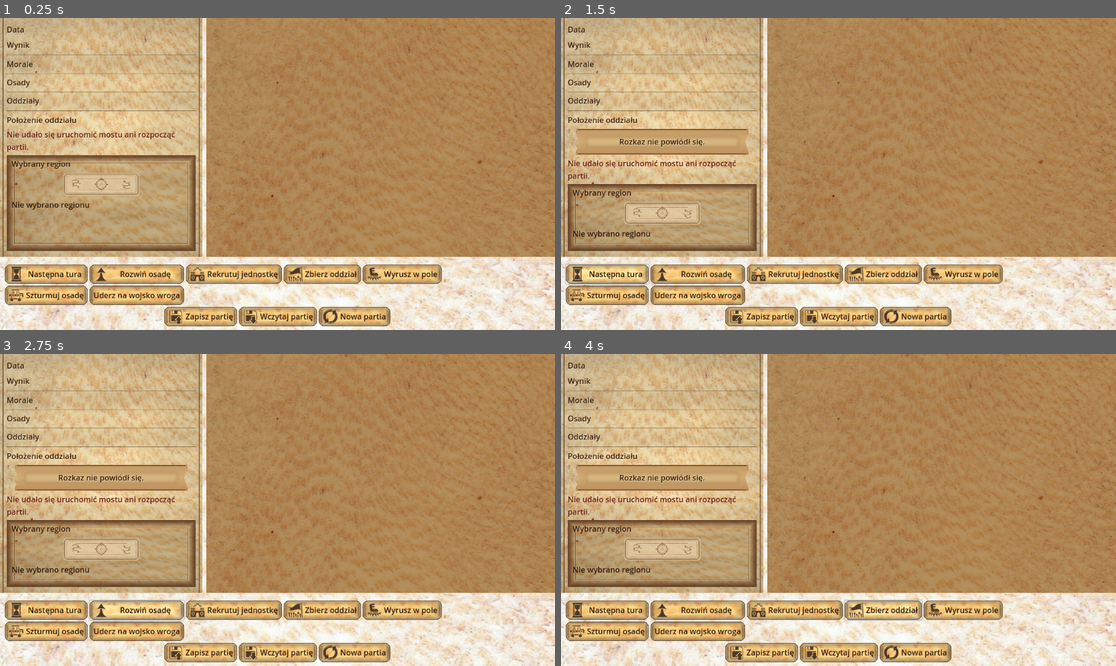
Above: before the commit, frames 1-4 (two rows, left to right).
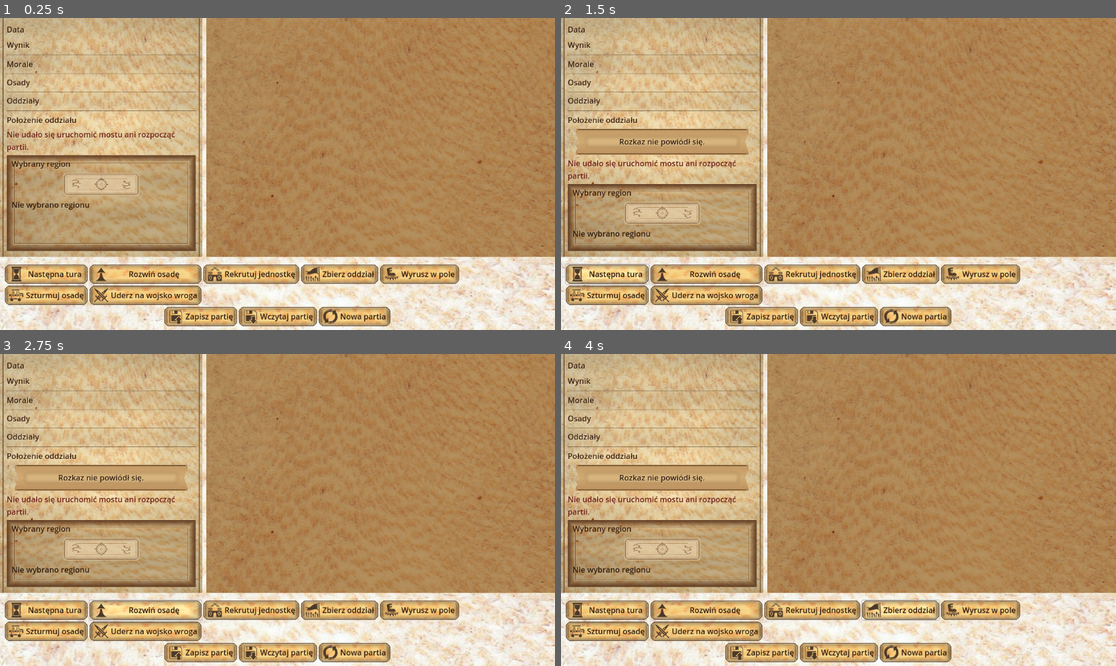
Above: after the commit, the same moments.

Repository: sochiera/total-battle-brothers-for-wesnoth
Game: Godot game, scene res://scenes/main.tscn
Two runs of this game, one before a commit and one after it. Both use one fixed random seed, a clock stepped at 60 frames per second and the inputs below.
Inputs:
- Up to frame 1 (0.25 s): no input
- Up to frame 2 (1.5 s): click "Uderz na wojsko wroga" at 0.5 s; click "Następna tura" at 1.25 s
- Up to frame 3 (2.75 s): click "Rozwiń osadę" at 2 s
- Up to frame 4 (4 s): click "Rekrutuj jednostkę" at 2.75 s; click "Zbierz oddział" at 3.5 s

The runs differ from the first frame. In frame 1, 2.3% of the frame differs, in the area x 16-83%, y 79-92%; in frame 2, 2.3%; in frame 3, 2.4%; in frame 4, 2.4%, in the area x 16-83%, y 78-92%.

Commit message:
feat: G108.1e [GRAFIKA]: ikona rozkazu „Uderz na wojsko wroga”

Diff:
--- a/game/scenes/main.tscn
+++ b/game/scenes/main.tscn
@@ -16,6 +16,7 @@
 [ext_resource type="Texture2D" path="res://assets/icon_muster.png" id="8_muster_icon"]
 [ext_resource type="Texture2D" path="res://assets/icon_march.png" id="9_march_icon"]
 [ext_resource type="Texture2D" path="res://assets/icon_assault.png" id="10_assault_icon"]
+[ext_resource type="Texture2D" path="res://assets/icon_engage.png" id="14_engage_icon"]
 [ext_resource type="Texture2D" path="res://assets/icon_save.png" id="11_save_icon"]
 [ext_resource type="Texture2D" path="res://assets/icon_load.png" id="12_load_icon"]
 [ext_resource type="Texture2D" path="res://assets/icon_new_game.png" id="13_new_game_icon"]
@@ -611,6 +612,7 @@
 unique_name_in_owner = true
 custom_minimum_size = Vector2(140, 40)
 layout_mode = 2
+icon = ExtResource("14_engage_icon")
 text = "Uderz na wojsko wroga"
 metadata/order_name = "engage"
 
--- a/game/scripts/main.gd
+++ b/game/scripts/main.gd
@@ -201,12 +201,18 @@
 	for row: Array in state_rows:
 		style_by_state[row[0]] = _make_order_button_style(texture, row[1])
 	for button: Button in _order_action_buttons():
-		for row: Array in state_rows:
-			var state_name: String = row[0]
-			button.add_theme_stylebox_override(
-				state_name, style_by_state[state_name].duplicate()
-			)
-			button.add_theme_color_override(row[2], row[3])
+		_apply_order_button_state_overrides(button, state_rows, style_by_state)
+
+
+func _apply_order_button_state_overrides(
+	button: Button, state_rows: Array, style_by_state: Dictionary
+) -> void:
+	for row: Array in state_rows:
+		var state_name: String = row[0]
+		button.add_theme_stylebox_override(
+			state_name, style_by_state[state_name].duplicate()
+		)
+		button.add_theme_color_override(row[2], row[3])
 
 
 func _order_button_state_rows() -> Array:
--- a/game/tests/field_order_icons_probe.gd
+++ b/game/tests/field_order_icons_probe.gd
@@ -7,6 +7,7 @@
 const BUTTONS := [
 	{"name": "MarchButton", "text": "Wyrusz w pole"},
 	{"name": "AssaultButton", "text": "Szturmuj osadę"},
+	{"name": "EngageButton", "text": "Uderz na wojsko wroga"},
 ]
 
 
Binary file added: game/assets/icon_engage.png
Not shown, added: game/assets/icon_engage.png.import
Not shown: 1 places in game/scenes/main.tscn that only renumber resources
Not shown, changed: game/assets/CREDITS.md
Not shown, changed: tests/godot_png_assets.py
Not shown, changed: tests/test_godot_field_order_icons.py
